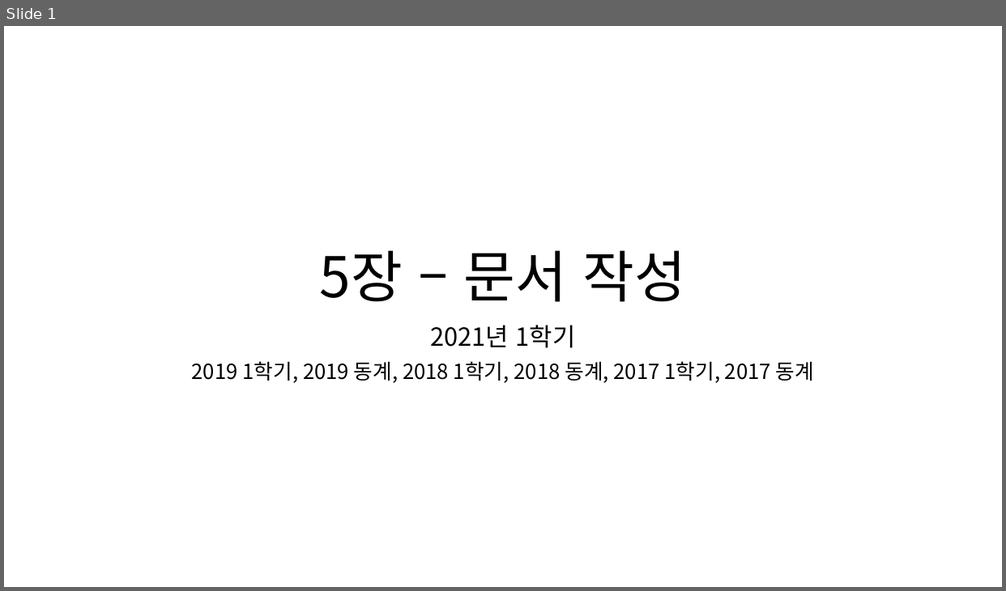
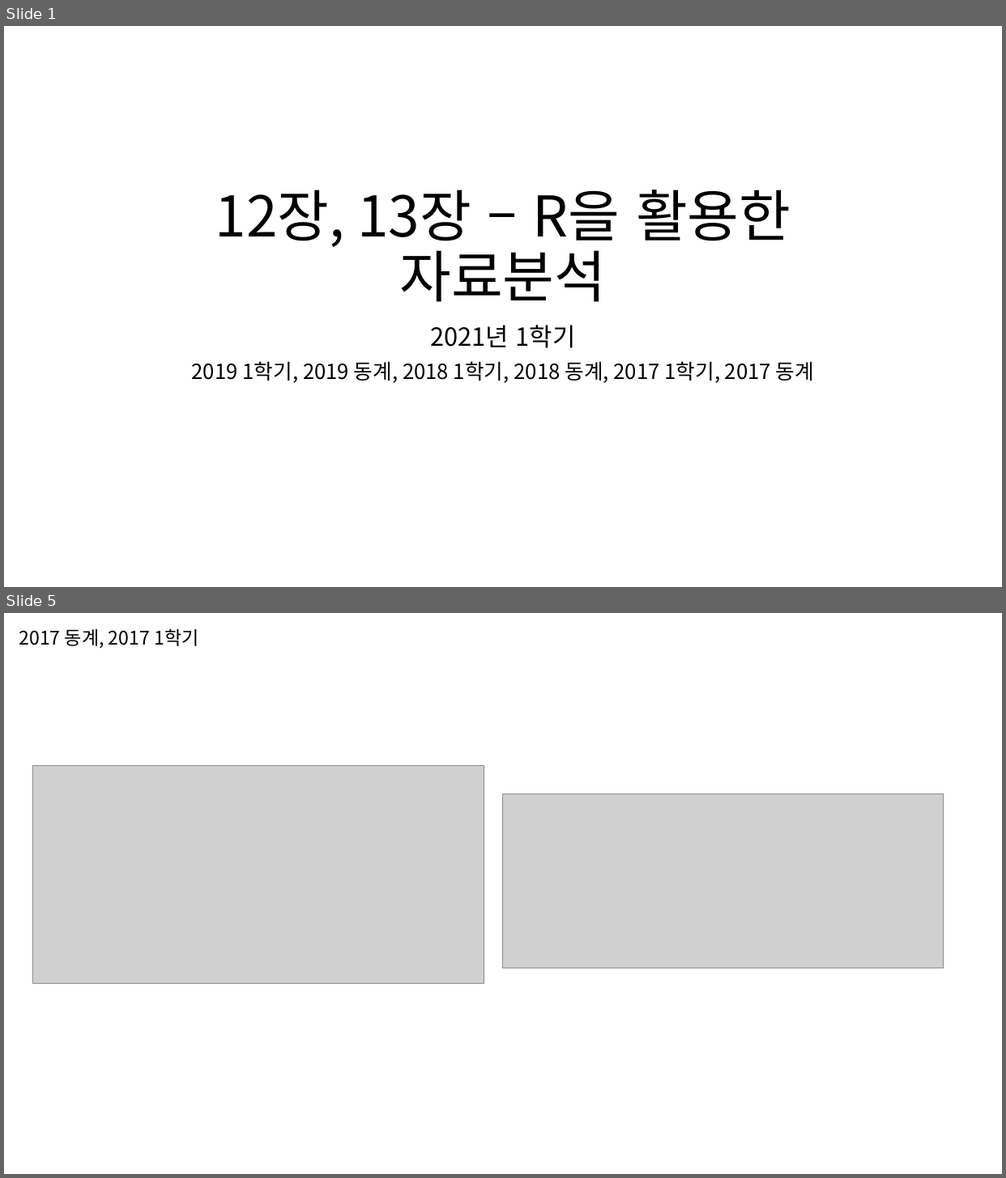
Before and after one commit to kukaro/Introduction-Data-Processing, a slide deck: sample-question/5장 – 문서 작성.pptx. Shown one above the other, each under a label of ours: slide 1 before the commit, slides 1 and 5 after it; the slides between them are not shown. The pictures are 1006x591 and 1006x1178 pixels, drawn with LibreOffice and Linux fonts; fonts in the diff are those of the drawing; grey boxes stand for pictures. Boxes give left, top, right and bottom in pixels: in the first picture for what was removed or moved away, otherwise in the second. Text is boxed around its words. In the diff, an @@ line names an element or a change of style, - is before the commit and + after.

```diff
--- a/sample-question/5장 – 문서 작성.pptx
+++ b/sample-question/5장 – 문서 작성.pptx
@@ slide 5 added at (4, 613, 1002, 1174), background #FFFFFF @@
@@ text added at (19, 628, 198, 648), 18 pt, text #000000 @@
+2017 동계, 2017 1학기
@@ picture added at (33, 766, 484, 984) @@
@@ picture added at (503, 794, 944, 969) @@
@@ slide 1 changed as well @@
@@ title at (215, 190, 791, 302): text changed @@
-5장 – 문서 작성
+12장, 13장 – R을 활용한 자료분석
```
Also in this commit, not shown: 4 other slides changed, 9 other slides added, 4 slides removed, 1 other file.
